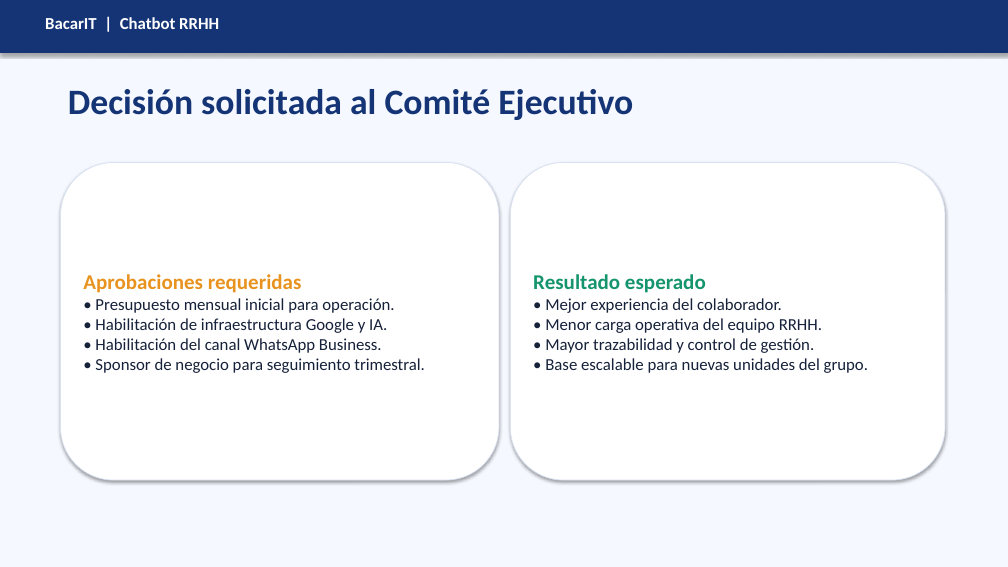
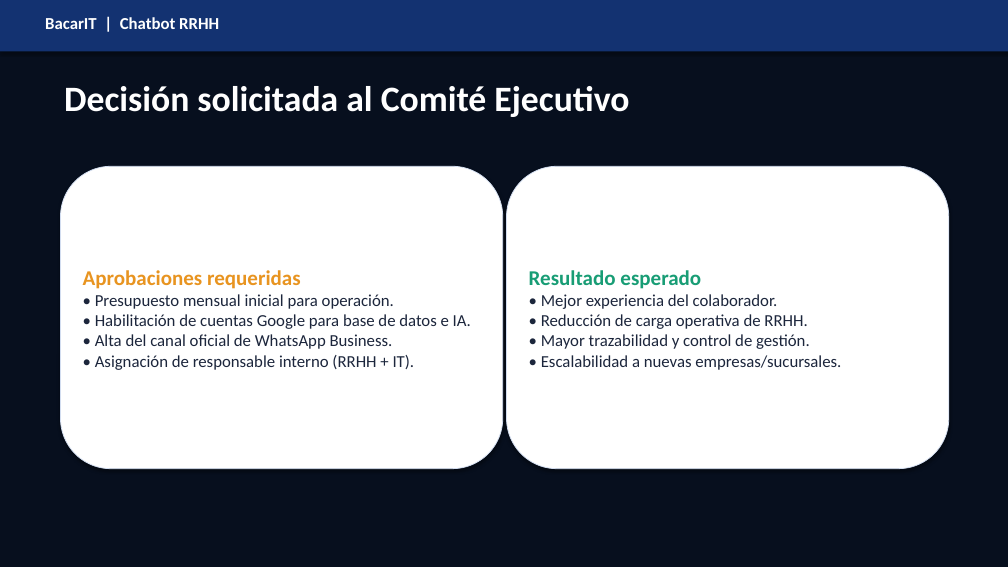
Before and after one commit to deboraq/ChatBotRRHH, a slide deck: slide 9 of docs/Presentacion_Chatbot_RRHH_Bacar.pptx (slide 10 before the commit). Drawn at 1008x567 pixels with LibreOffice and Linux fonts; fonts in the diff are those of the drawing; background and template pictures are left out; a plain dark background stands for a picture behind light text. Boxes give left, top, right and bottom in pixels: in the first picture for what was removed or moved away, otherwise in the second. Text is boxed around its words. In the diff, an @@ line names an element or a change of style, - is before the commit and + after.

```diff
--- a/docs/Presentacion_Chatbot_RRHH_Bacar.pptx
+++ b/docs/Presentacion_Chatbot_RRHH_Bacar.pptx
@@ background #F5F8FE to picture (left out) @@
@@ rectangle at (x1=0, y1=0, x2=1008, y2=51): fill #143475 to #133271 @@
@@ rectangle added at (x1=0, y1=0, x2=1008, y2=567), fill #070F1E @@
@@ text "Decisión solicitada al Comité Ejecutivo" at (x1=64, y1=86, x2=629, y2=117): text colour #143475 to #FFFFFF @@
@@ rounded rectangle "Aprobaciones requeridas" at (x1=60, y1=166, x2=503, y2=469): outline #D8E2F3 0.75 pt to #D2DDF0 0.75 pt @@
@@ rounded rectangle "Aprobaciones requeridas" resized from (x1=60, y1=163, x2=499, y2=480) to (x1=60, y1=166, x2=503, y2=469) @@
@@ rounded rectangle "Resultado esperado" resized from (x1=510, y1=163, x2=945, y2=480) to (x1=507, y1=166, x2=949, y2=469) @@
@@ rounded rectangle "Resultado esperado" at (x1=507, y1=166, x2=949, y2=469): outline #D8E2F3 0.75 pt to #D2DDF0 0.75 pt @@
@@ text in rounded rectangle at (x1=83, y1=270, x2=394, y2=309): text colour #E8931F to #E89420 in "Aprobaciones requeridas"; text colour #16213A to #1C263C in "• Presupuesto mensual inicial para operación." @@
@@ text in rounded rectangle at (x1=529, y1=270, x2=810, y2=349): text colour #15946E to #189D75 in "Resultado esperado"; text colour #16213A to #1C263C in "• Mejor experiencia del colaborador.", "• Mayor trazabilidad y control de gestión." @@
@@ text in rounded rectangle at (x1=95, y1=314, x2=471, y2=370): text changed; text colour #16213A to #1C263C @@
-• Habilitación de infraestructura Google y IA.
-• Habilitación del canal WhatsApp Business.
-• Sponsor de negocio para seguimiento trimestral.
+• Habilitación de cuentas Google para base de datos e IA.
+• Alta del canal oficial de WhatsApp Business.
+• Asignación de responsable interno (RRHH + IT).
@@ text in rounded rectangle at (x1=541, y1=314, x2=807, y2=329): text changed; text colour #16213A to #1C263C @@
-• Menor carga operativa del equipo RRHH.
+• Reducción de carga operativa de RRHH.
@@ text in rounded rectangle at (x1=541, y1=355, x2=841, y2=370): text changed; text colour #16213A to #1C263C @@
-• Base escalable para nuevas unidades del grupo.
+• Escalabilidad a nuevas empresas/sucursales.
```
Also in this commit, not shown: 4 other slides changed, 4 slides added, 5 slides removed, 4 other files.
